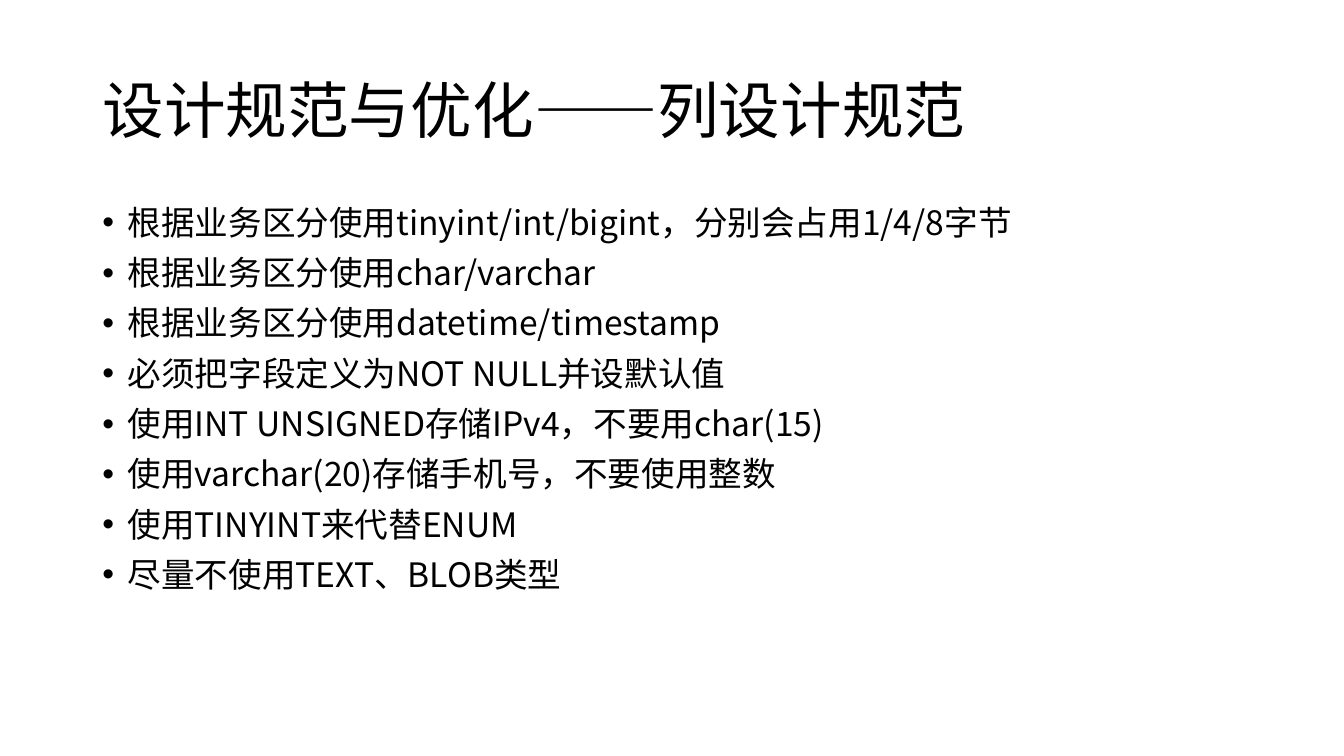
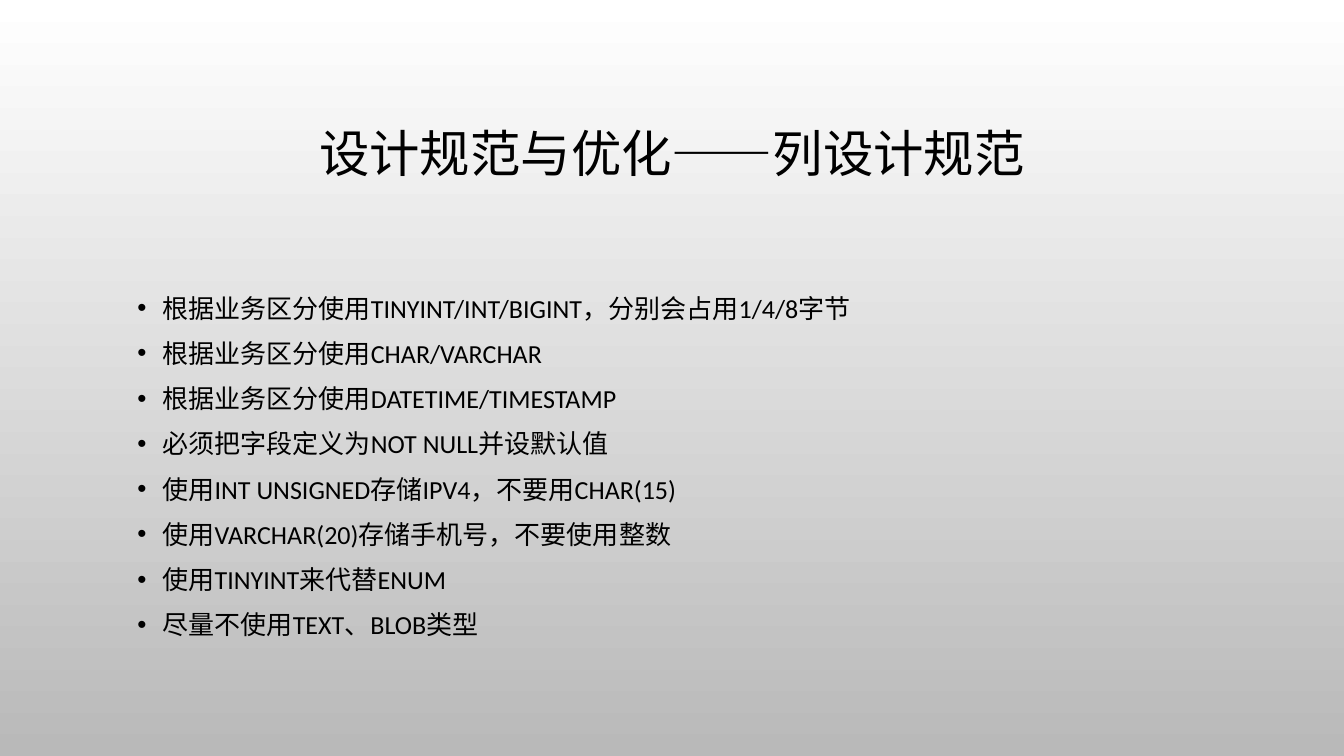
Before and after one commit to jaspone/notes, a slide deck: slide 18 of mysql分享.pptx (slide 17 before the commit). Drawn at 1344x756 pixels with LibreOffice and Linux fonts; fonts in the diff are those of the drawing; background and template pictures are left out. Boxes give left, top, right and bottom in pixels: in the first picture for what was removed or moved away, otherwise in the second. Text is boxed around its words. In the diff, an @@ line names an element or a change of style, - is before the commit and + after.

```diff
--- a/mysql分享.pptx
+++ b/mysql分享.pptx
@@ background #FFFFFF to picture (left out) @@
@@ title "设计规范与优化——列设计规范": place and size @@
-title "设计规范与优化——列设计规范" at bbox=[102, 81, 965, 138]
+title "设计规范与优化——列设计规范" at bbox=[319, 129, 1025, 176]
@@ title "设计规范与优化——列设计规范" at bbox=[319, 129, 1025, 176]: size 44 to 36 pt, font Noto Sans CJK SC to Calibri; alignment left to centre @@
@@ text "根据业务区分使用TINYINT/INT/BIGINT，分别会占用1/4/8字节": place and size @@
-text "根据业务区分使用TINYINT/INT/BIGINT，分别会占用1/4/8字节" at bbox=[128, 206, 1012, 590]
+text "根据业务区分使用TINYINT/INT/BIGINT，分别会占用1/4/8字节" at bbox=[163, 296, 851, 636]
@@ text at bbox=[163, 296, 851, 411]: text changed; size 24 to 18.6 pt; font Noto Sans CJK SC to Calibri @@
-• 根据业务区分使用tinyint/int/bigint，分别会占用1/4/8字节
-• 根据业务区分使用char/varchar
-• 根据业务区分使用datetime/timestamp
+• 根据业务区分使用TINYINT/INT/BIGINT，分别会占用1/4/8字节
+• 根据业务区分使用CHAR/VARCHAR
+• 根据业务区分使用DATETIME/TIMESTAMP
@@ text at bbox=[163, 431, 609, 636]: size 24 to 18.6 pt, font Noto Sans CJK SC to Calibri in "必须把字段定义为NOT NULL并设默认值", "使用TINYINT来代替ENUM", "尽量不使用TEXT、BLOB类型"; line spacing 0.9 to 1 @@
@@ text at bbox=[163, 477, 677, 548]: text changed; size 24 to 18.6 pt; font Noto Sans CJK SC to Calibri @@
-• 使用INT UNSIGNED存储IPv4，不要用char(15)
-• 使用varchar(20)存储手机号，不要使用整数
+• 使用INT UNSIGNED存储IPV4，不要用CHAR(15)
+• 使用VARCHAR(20)存储手机号，不要使用整数
```
Also in this commit, not shown: 39 other slides changed, 1 slide added.
